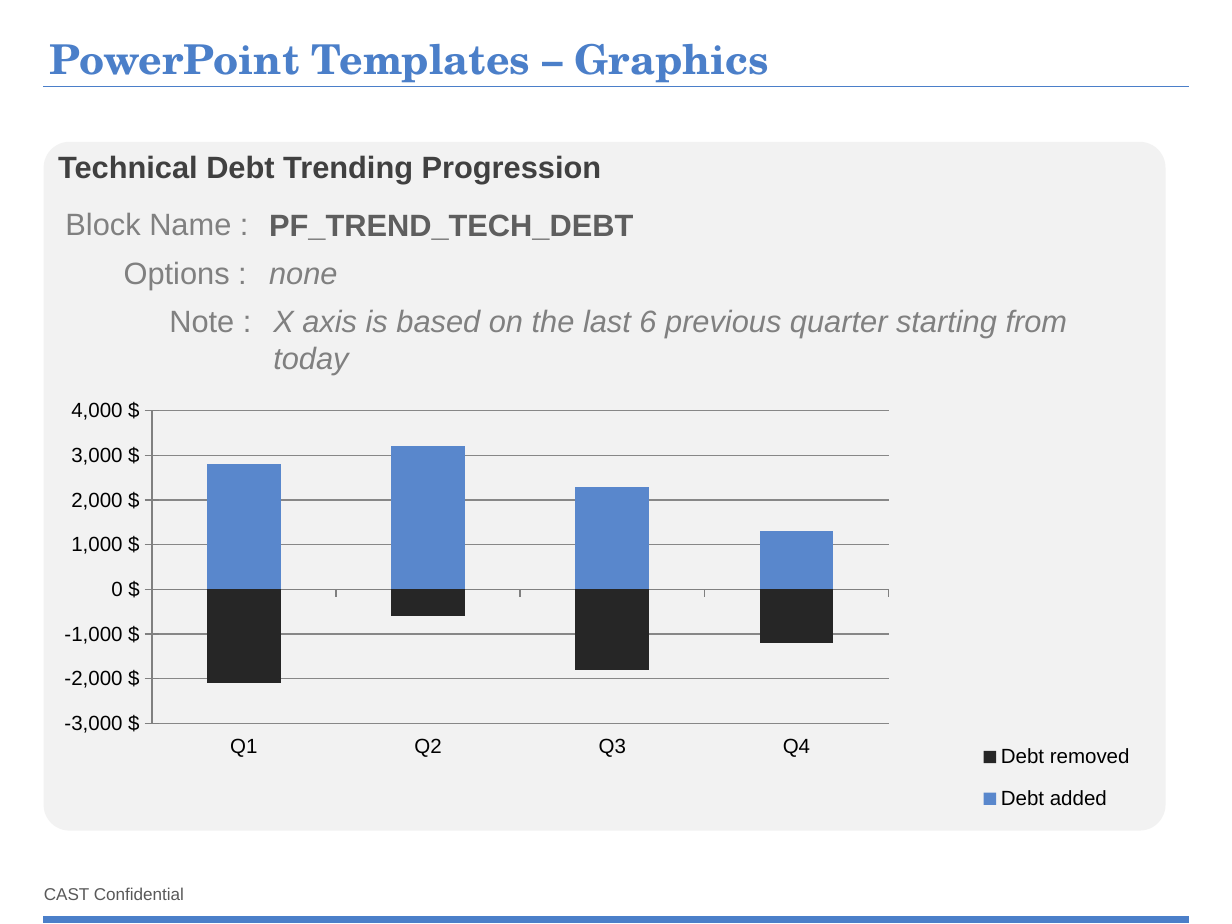
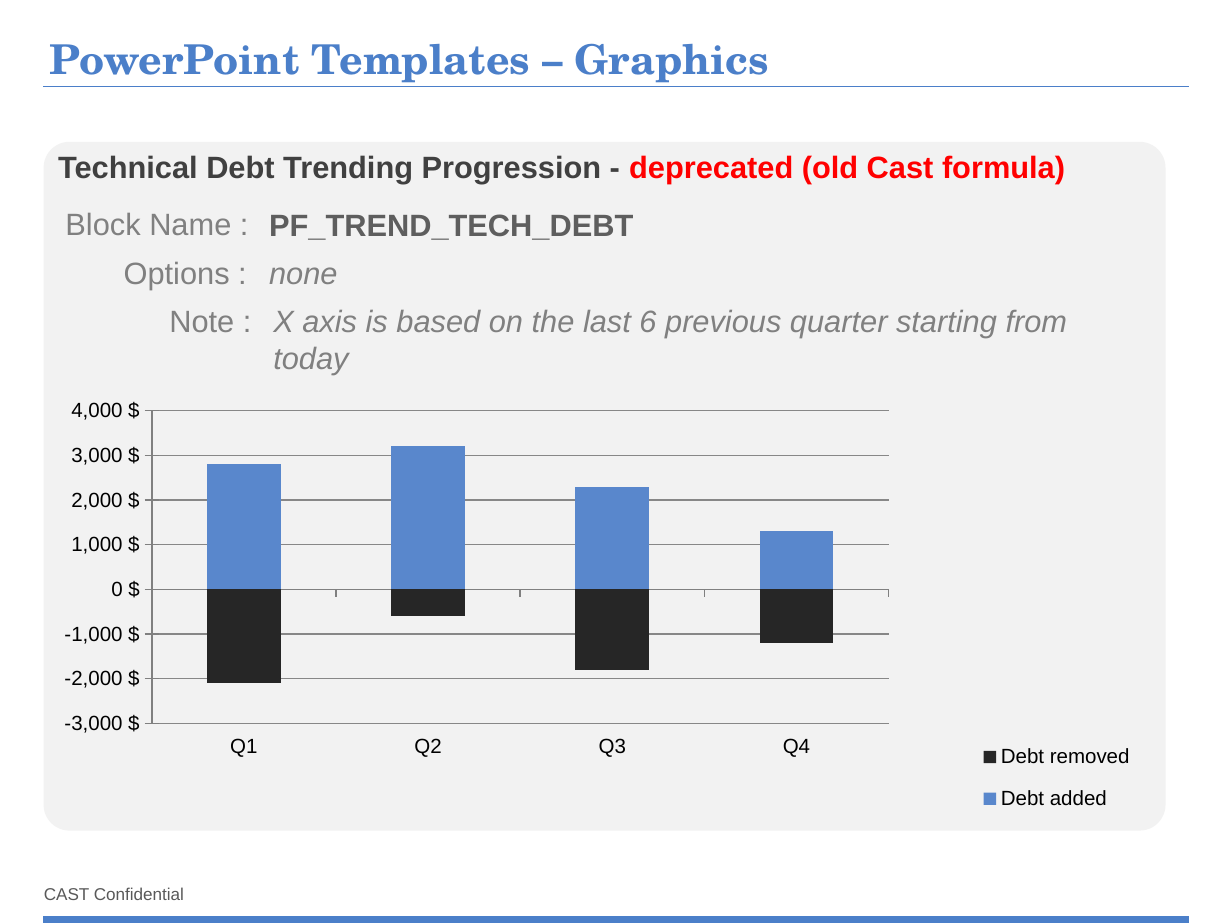
Before and after one commit to CAST-projects/CAST-ReportGenerator, a slide deck: slide 16 of CastReporting.Reporting.Core/Templates/Portfolio/Portfolio component library/1- Portfolio-Powerpoint-components-library.pptx (slide 15 before the commit). Drawn at 1232x924 pixels with LibreOffice and Linux fonts; fonts in the diff are those of the drawing; background and template pictures are left out. Boxes give left, top, right and bottom in pixels: in the first picture for what was removed or moved away, otherwise in the second. Text is boxed around its words. In the diff, an @@ line names an element or a change of style, - is before the commit and + after.

```diff
--- a/CastReporting.Reporting.Core/Templates/Portfolio/Portfolio component library/1- Portfolio-Powerpoint-components-library.pptx
+++ b/CastReporting.Reporting.Core/Templates/Portfolio/Portfolio component library/1- Portfolio-Powerpoint-components-library.pptx
@@ text at (x1=58, y1=155, x2=1065, y2=184): text changed @@
-Technical Debt Trending Progression
+Technical Debt Trending Progression - deprecated (old Cast formula)
```
Also in this commit, not shown: 1 other slide changed, 2 slides added, 3 other files.
